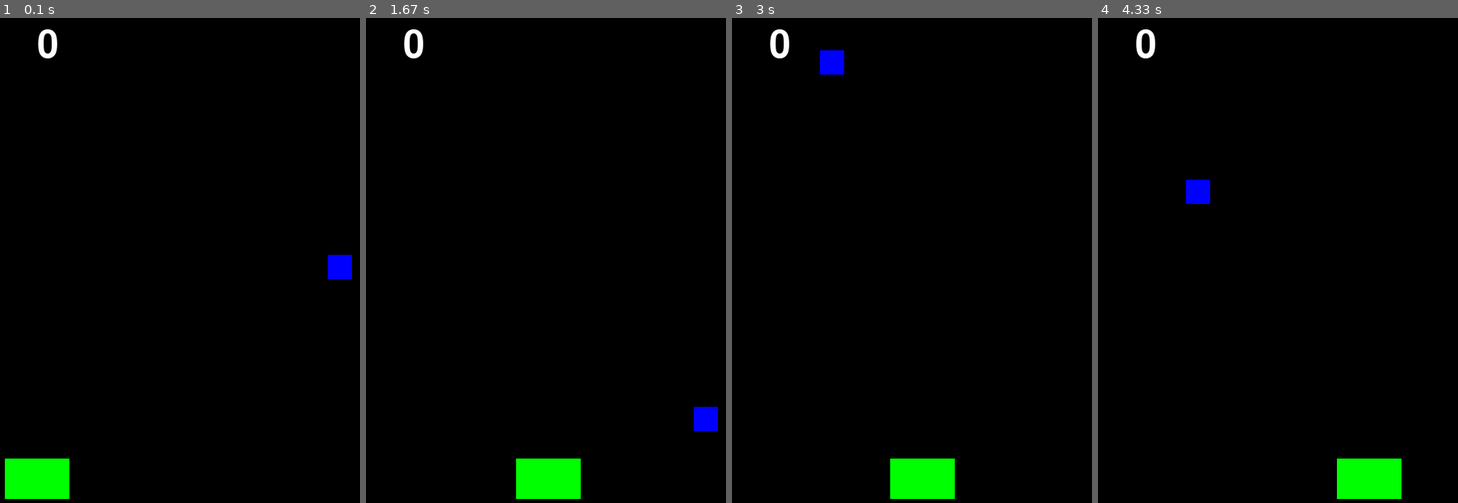
Above: before the commit, frames 1-4 (left to right).
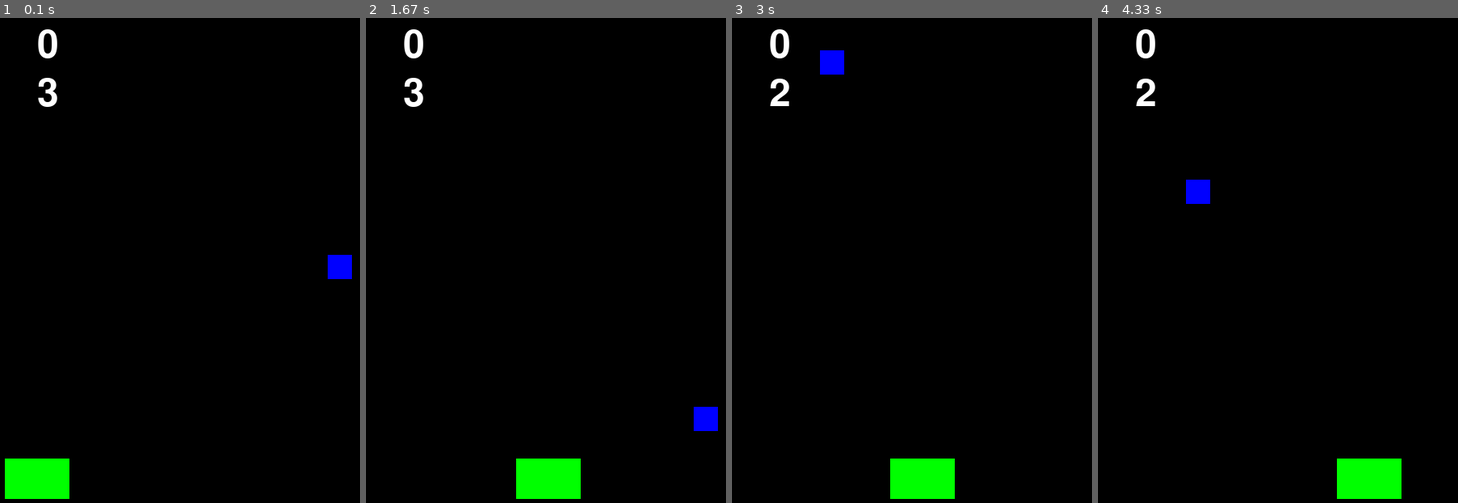
Above: after the commit, the same moments.

Repository: Batrin/CatchFruits
Game: pygame game, started from CatchFruits.py
Same seed, same stepped clock (60 frames per second), same inputs: the game is played once before the commit and once after it.
Inputs:
- Up to frame 1 (0.1 s): no input
- Up to frame 2 (1.67 s): hold Right 0.33-0.8 s; hold Right 0.83-1.3 s; hold Left from 1.33 s (still down)
- Up to frame 3 (3 s): release Left at 1.87 s; hold Left 1.9-2.3 s; hold Right 2.33-2.97 s
- Up to frame 4 (4.33 s): hold Left 3-3.47 s; hold Right 3.5-3.97 s; hold Right from 4 s (still down)

The runs differ from the first frame. In frame 1, 0.2% of the frame differs, in the area x 10-16%, y 12-19%; in frame 2, 0.2%; in frame 3, 0.2%; in frame 4, 0.2%.

Commit message:
Added end of game and reset of counter

Diff:
--- a/CatchFruits.py
+++ b/CatchFruits.py
@@ -1,7 +1,9 @@
+#импорт библиотек
 import pygame
 import random
 from random import randint
 
+#задание глобальных переменных и констант
 WIDTH = 800
 HEIGHT = 600
 FPS = 30
@@ -11,10 +13,8 @@
 RED = (255, 0, 0)
 GREEN = (0, 255, 0)
 BLUE = (0, 0, 255)
-FLAG = 0
-SCORE = 0
 fruitsCounter = 0
-SCORE_STR = "Your score is : "
+lifes = 3
 BASKET_SPEED = 10
 SECOND_LEVEL_BASKET_SPEED = 15
 
@@ -40,7 +40,7 @@
 
 
 
-
+#инициализация игрового процесса, создание объектов игры.
 pygame.init()
 font = pygame.font.Font(None, 70)
 myfont = pygame.font.SysFont('Comic Sans MS', 30)
@@ -56,7 +56,7 @@
 while running:
     clock.tick(FPS)
 
-    #catch event
+    #отлавливание событий нажатий
     for event in pygame.event.get():
         if event.type == pygame.QUIT:
             running = False
@@ -90,16 +90,25 @@
            fruit.rect.x = randint(0, WIDTH)
            fruit.rect.y = 0
            fruitsCounter += 1
-    #иначе, если не попал в коризнку
+    #иначе, если не попал в коризнку - отнять одну жизнь
     elif fruit.rect.top > HEIGHT:
        fruit.rect.x = randint(0, WIDTH)
        fruit.rect.y = 0
-    text = font.render(str(fruitsCounter), True, [255, 255, 255])
-    textpos = (WIDTH / 2, 10)
+       lifes -= 1
+    #обнуление счетчиков и начало новой игры, если жизни кончились
+    if lifes == 0:
+        lifes = 3
+        fruitsCounter = 0
+        basket.rect.x = WIDTH /2
+    #вывод на экран текста и отрисовка всех спрайтов
+    textScore = font.render(str(fruitsCounter), True, [255, 255, 255])
+    textScorePos = (WIDTH / 2, 10)
+    textLifes = font.render(str(lifes), True, [255, 255, 255])
+    textLifesPos = (WIDTH / 2, 70)
     all_sprites.update()
     screen.fill(BLACK)
-    screen.blit(text, textpos)
-    print(FLAG)
+    screen.blit(textScore, textScorePos)
+    screen.blit(textLifes, textLifesPos)
     all_sprites.draw(screen)
     pygame.display.flip()
 
